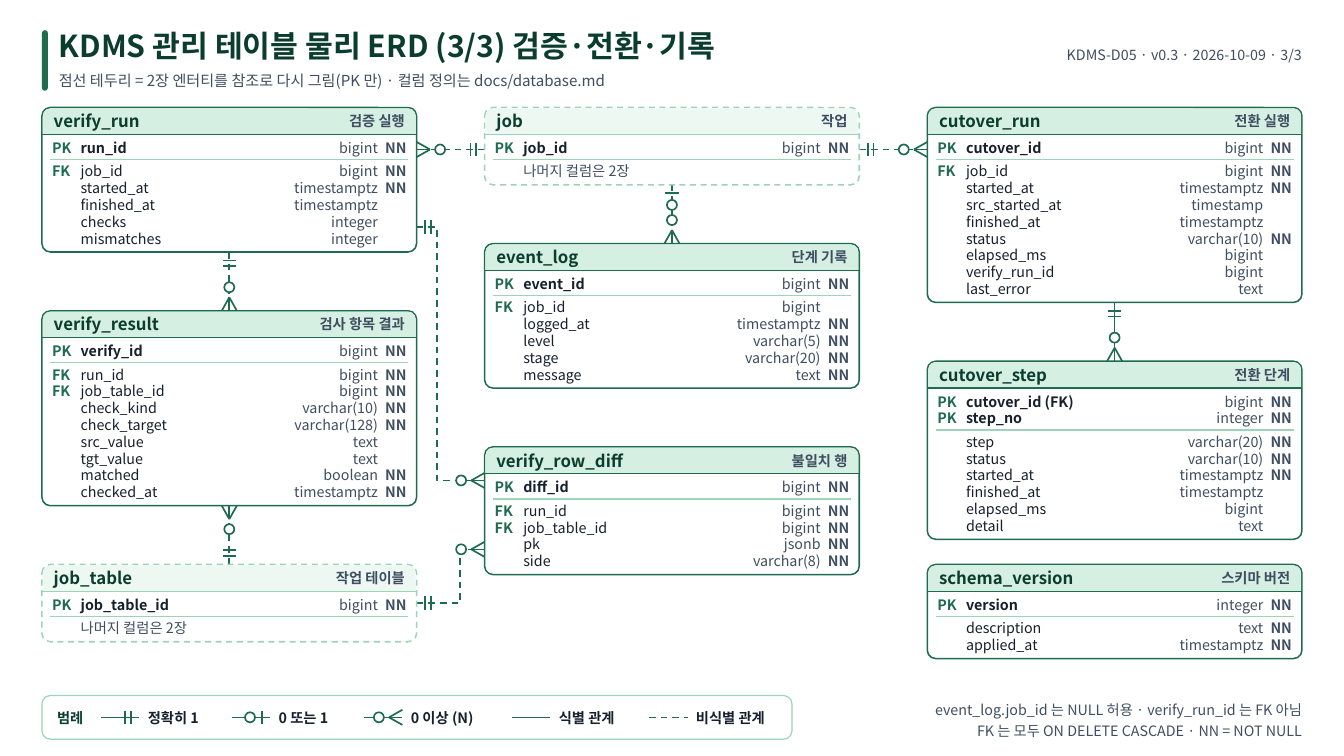
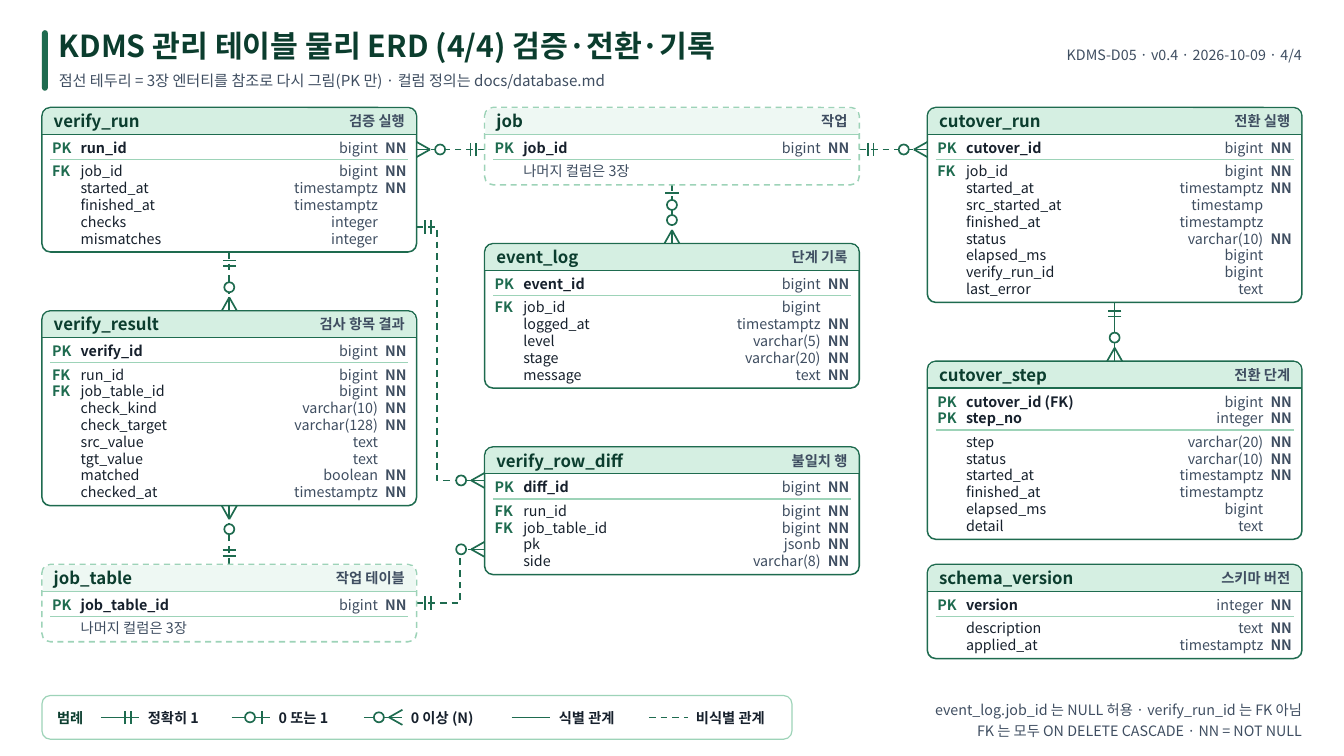
Before and after one commit to kodong75/KDMS, a slide deck: slide 4 of docs/design/dist/d05-erd.pptx (slide 3 before the commit). Drawn at 1344x756 pixels with LibreOffice and Linux fonts; fonts in the diff are those of the drawing. Boxes give left, top, right and bottom in pixels: in the first picture for what was removed or moved away, otherwise in the second. Text is boxed around its words. In the diff, an @@ line names an element or a change of style, - is before the commit and + after.

```diff
--- a/docs/design/dist/d05-erd.pptx
+++ b/docs/design/dist/d05-erd.pptx
@@ text at box(59, 31, 716, 63): text changed @@
-KDMS 관리 테이블 물리 ERD (3/3) 검증·전환·기록
+KDMS 관리 테이블 물리 ERD (4/4) 검증·전환·기록
@@ text at box(1067, 49, 1301, 63): text changed @@
-KDMS-D05 · v0.3 · 2026-10-09 · 3/3
+KDMS-D05 · v0.4 · 2026-10-09 · 4/4
@@ text at box(59, 73, 605, 89): text changed @@
-점선 테두리 = 2장 엔터티를 참조로 다시 그림(PK 만) · 컬럼 정의는 docs/database.md
+점선 테두리 = 3장 엔터티를 참조로 다시 그림(PK 만) · 컬럼 정의는 docs/database.md
@@ text at box(523, 164, 630, 177): text changed @@
-나머지 컬럼은 2장
+나머지 컬럼은 3장
@@ text at box(81, 621, 187, 634): text changed @@
-나머지 컬럼은 2장
+나머지 컬럼은 3장
```
Also in this commit, not shown: 2 other slides changed, 1 slide added, 14 other files.
